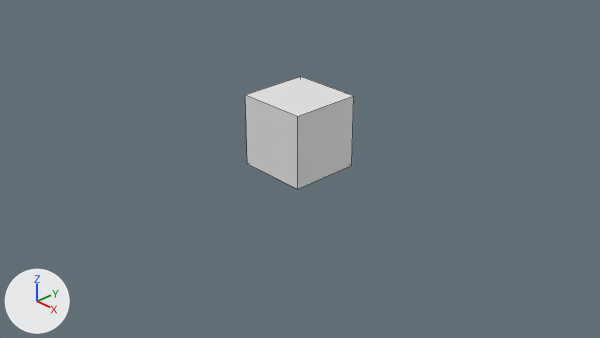
Two versions of the Blender file Assets/Models/LabFurnishing/LabFurnishing.blend, one commit apart.
One viewpoint serves both versions: the file's camera 'Camera'. The lights are fixed; the arrows at lower left show +X, +Y and +Z. Mesh edges are drawn as thin lines. The same objects are shown in both versions, whatever each file hides.

Objects in the first picture: 'UnitCubeVG'.
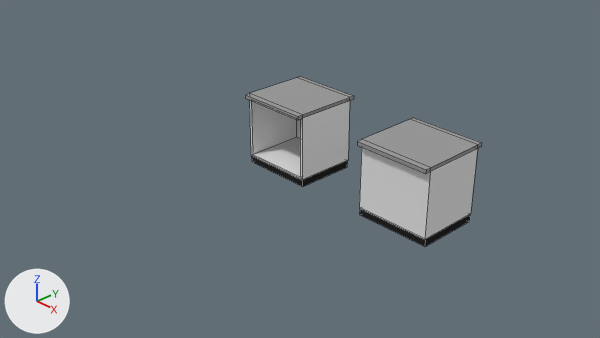
Commit message: Improve furnishing base design + Add drawers base

Diff of the bpy script that builds the scene:
```diff
--- a/Assets/Models/LabFurnishing/LabFurnishing.blend.py
+++ b/Assets/Models/LabFurnishing/LabFurnishing.blend.py
@@ mat_bottom @@
+mat_bottom = diffuse_material('Bottom')
+mat_bottom.base_color = (0.0194, 0.0194, 0.0194)  # black #262626
@@ mat_top @@
+mat_top = diffuse_material('Top')
+mat_top.base_color = (0.326, 0.326, 0.326)  # grey #9b9b9b
@@ mat_base @@
+mat_base = diffuse_material('Base')
+mat_base.base_color = (0.8, 0.8, 0.8)  # white #e7e7e7
@@ me_drawersvg_001 @@
 # used by ob_unitcubevg; location = (0.0, 0.0, 0.0)
-me_drawersvg_001.from_pydata(...)  # 8 vertices, 6 faces; spans x -0.5..0.5, y -0.5..0.5, z 0.0..1.0
+me_drawersvg_001.from_pydata(...)  # 36 vertices, 34 faces; spans x -0.5..0.5, y -0.5..0.5, z 0.0..1.0
+# me_drawersvg_001 part 1
+# 5 faces are deleted
+# 4 vertices move from x -0.5..0.5, y -0.5..0.5, z 0.0 to x -0.5..0.5, y -0.413..0.413, z 0.0
+# 22 vertices are added at x -0.5..0.5, y -0.5..0.5, z 0.1..1.0
+# 6 new vertices lie (1.0, 0.0, 0.0) away from vertices in x -0.5, y -0.425..0.425, z 0.1..1.0
+# 13 new faces join them, mat_top (grey #9b9b9b)
+# 16 new faces join them, mat_base (white #e7e7e7)
+# 4 new faces join them, mat_bottom (black #262626)
+me_drawersvg_001.materials.append(mat_top)  # grey #9b9b9b
+me_drawersvg_001.materials.append(mat_base)  # white #e7e7e7
+me_drawersvg_001.materials.append(mat_bottom)  # black #262626
@@ me_defaultmesh @@
+me_defaultmesh.from_pydata(...)  # 28 vertices, 26 faces; spans x -0.5..0.5, y -0.5..0.5, z 0.0..1.0
+# faces by material slot: [13, 8, 5]
+me_defaultmesh.materials.append(mat_top)  # grey #9b9b9b
+me_defaultmesh.materials.append(mat_base)  # white #e7e7e7
+me_defaultmesh.materials.append(mat_bottom)  # black #262626
@@ ob_default @@
+ob_default = bpy.data.objects.new('Default', me_defaultmesh)
+ob_default.location = (2.0, 0.0, 0.0)
```

Boxes [x1, y1, x2, y2] around the edits, measured in the pictures (600 x 338 px):
'Default', added
    after: [357, 118, 482, 247]
    faces in mat_base (white #e7e7e7): [359, 147, 477, 239]
    faces in mat_top (grey #9b9b9b): [357, 118, 482, 174]
    faces in mat_bottom (black #262626): [360, 208, 470, 247]
'UnitCubeVG', reshaped
    before: [245, 77, 354, 189]
    after: [245, 77, 354, 187]
